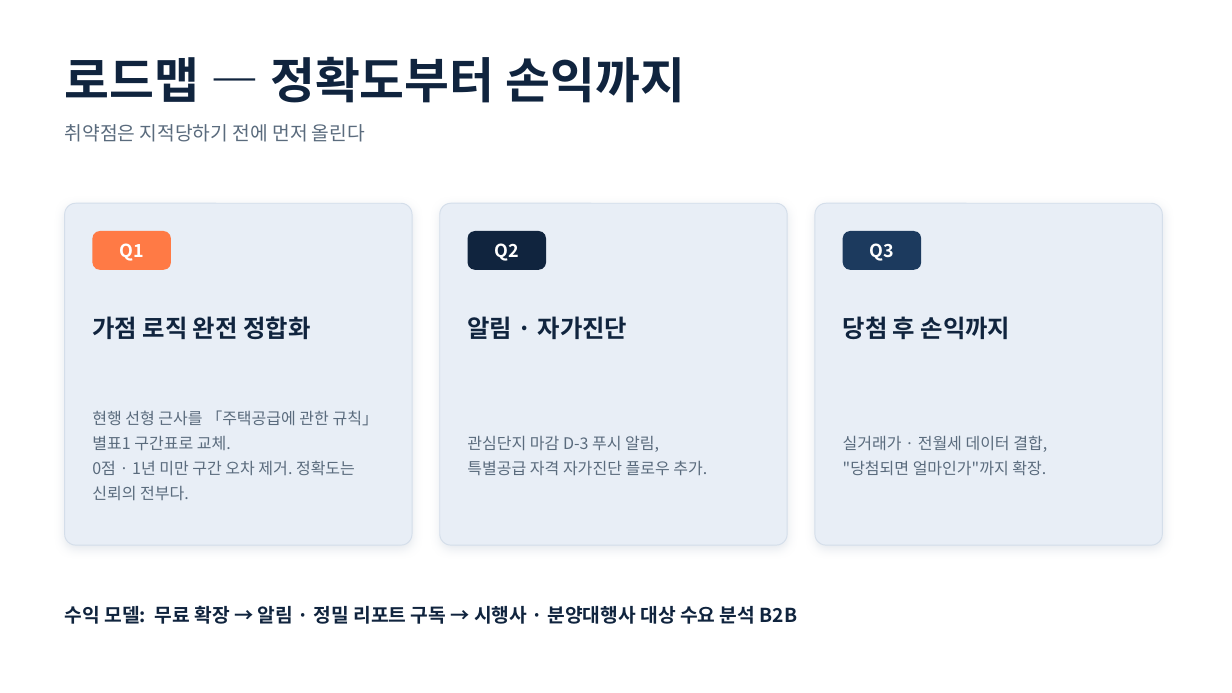
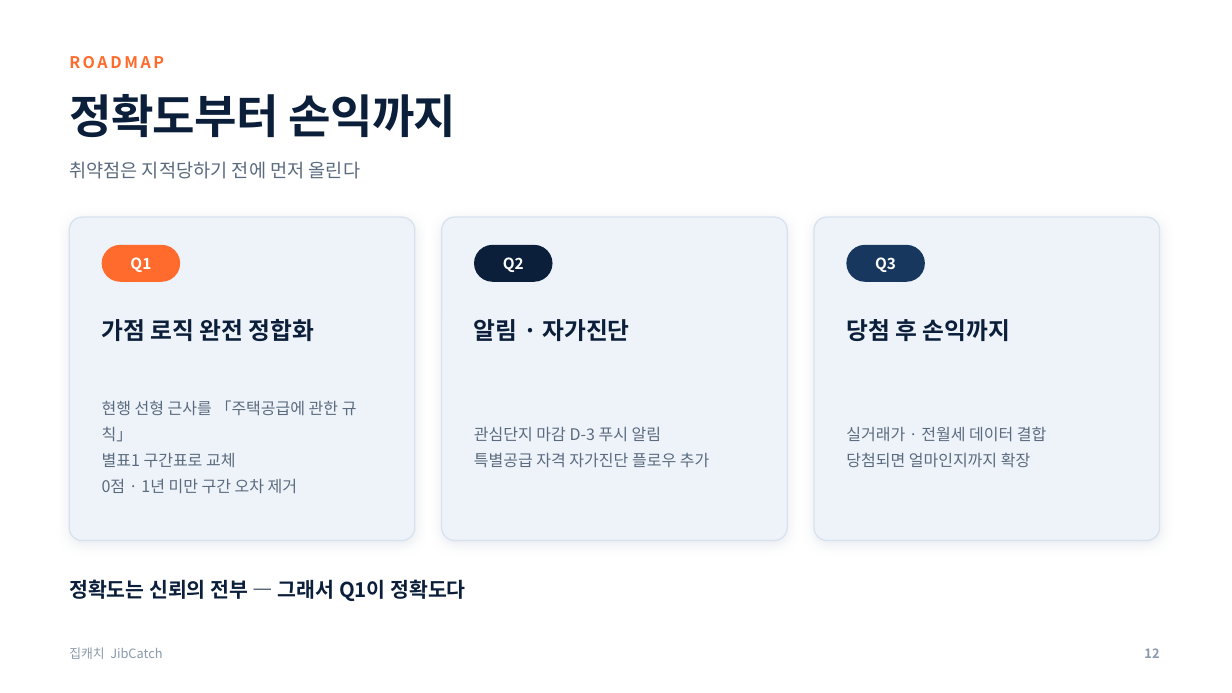
Before and after one commit to yubinxe/ch_insight, a slide deck: slide 16 of docs/presentation/집캐치_발표자료.pptx (slide 13 before the commit). Drawn at 1232x693 pixels with LibreOffice and Linux fonts; fonts in the diff are those of the drawing. Boxes give left, top, right and bottom in pixels: in the first picture for what was removed or moved away, otherwise in the second. Text is boxed around its words. In the diff, an @@ line names an element or a change of style, - is before the commit and + after.

```diff
--- a/docs/presentation/집캐치_발표자료.pptx
+++ b/docs/presentation/집캐치_발표자료.pptx
@@ text added at bbox=[69, 56, 164, 68], 12.5 pt, text #FF6B2C, bold @@
+ROADMAP
@@ text at bbox=[69, 94, 456, 137]: text changed; size 38 to 36 pt; text colour #10243E to #0B1F3A @@
-로드맵 — 정확도부터 손익까지
+정확도부터 손익까지
@@ text "취약점은 지적당하기 전에 먼저 올린다": place and size @@
-text "취약점은 지적당하기 전에 먼저 올린다" at bbox=[65, 124, 365, 142]
+text "취약점은 지적당하기 전에 먼저 올린다" at bbox=[69, 161, 360, 179]
@@ text "취약점은 지적당하기 전에 먼저 올린다" at bbox=[69, 161, 360, 179]: size 15 to 14.5 pt, text colour #5A6B7D to #5B6B7F @@
@@ fill #E8EEF6 to #EEF3F9; outline #D4DEEA 0.75 pt to #D8E2EE 1 pt; shadow changed; proportions changed in 3 elements at bbox=[442, 217, 787, 541], bbox=[814, 217, 1160, 541], bbox=[69, 217, 415, 541] @@
@@ rounded rectangle: place and size @@
-rounded rectangle at bbox=[65, 203, 412, 545]
+rounded rectangle at bbox=[69, 217, 415, 541]
@@ rounded rectangle: place and size @@
-rounded rectangle at bbox=[440, 203, 787, 545]
+rounded rectangle at bbox=[442, 217, 787, 541]
@@ rounded rectangle: place and size @@
-rounded rectangle at bbox=[815, 203, 1163, 545]
+rounded rectangle at bbox=[814, 217, 1160, 541]
@@ size 14 to 12 pt in 3 elements at bbox=[875, 257, 896, 272], bbox=[503, 257, 524, 272], bbox=[130, 257, 151, 272] @@
@@ text "Q1": place and size @@
-text "Q1" at bbox=[119, 243, 143, 261]
+text "Q1" at bbox=[130, 257, 151, 272]
@@ rounded rectangle: place and size @@
-rounded rectangle at bbox=[92, 231, 171, 270]
+rounded rectangle at bbox=[102, 245, 180, 282]
@@ rounded rectangle at bbox=[102, 245, 180, 282]: fill #FF7A45 to #FF6B2C; proportions changed @@
@@ 2 texts, 2 rounded rectangles: place and size @@
-2 texts, 2 rounded rectangles at bbox=[468, 231, 921, 270]
+2 texts, 2 rounded rectangles at bbox=[474, 245, 925, 282]
@@ rounded rectangle at bbox=[474, 245, 553, 282]: fill #10243E to #0B1F3A; proportions changed @@
@@ rounded rectangle at bbox=[847, 245, 925, 282]: fill #1C3A5E to #17375E; proportions changed @@
@@ size 19 to 18.5 pt, text colour #10243E to #0B1F3A in 3 elements at bbox=[474, 319, 629, 341], bbox=[846, 319, 1010, 341], bbox=[102, 319, 315, 341] @@
@@ text "가점 로직 완전 정합화": place and size @@
-text "가점 로직 완전 정합화" at bbox=[92, 316, 310, 339]
+text "가점 로직 완전 정합화" at bbox=[102, 319, 315, 341]
@@ text at bbox=[102, 400, 357, 493]: text changed; text colour #5A6B7D to #5B6B7F @@
-현행 선형 근사를 「주택공급에 관한 규칙」 별표1 구간표로 교체.
-0점 · 1년 미만 구간 오차 제거. 정확도는 신뢰의 전부다.
+현행 선형 근사를 「주택공급에 관한 규칙」
+별표1 구간표로 교체
+0점 · 1년 미만 구간 오차 제거
@@ text at bbox=[474, 427, 709, 467]: text changed; text colour #5A6B7D to #5B6B7F @@
-관심단지 마감 D-3 푸시 알림,
-특별공급 자격 자가진단 플로우 추가.
+관심단지 마감 D-3 푸시 알림
+특별공급 자격 자가진단 플로우 추가
@@ text at bbox=[846, 426, 1046, 467]: text changed; text colour #5A6B7D to #5B6B7F @@
-실거래가 · 전월세 데이터 결합,
-"당첨되면 얼마인가"까지 확장.
+실거래가 · 전월세 데이터 결합
+당첨되면 얼마인지까지 확장
@@ text added at bbox=[69, 579, 465, 601], 16 pt, text #0B1F3A, bold @@
+정확도는 신뢰의 전부 — 그래서 Q1이 정확도다
@@ text removed at bbox=[65, 605, 798, 624] @@
-수익 모델: 무료 확장 → 알림 · 정밀 리포트 구독 → 시행사 · 분양대행사 대상 수요 분석 B2B
@@ text added at bbox=[69, 647, 162, 659], 10 pt, text #8A99AB @@
+집캐치 JibCatch
@@ text added at bbox=[1144, 648, 1159, 658], 10 pt, text #8A99AB, bold @@
+12
```
Also in this commit, not shown: 13 other slides changed, 4 slides added, 3 other files.
